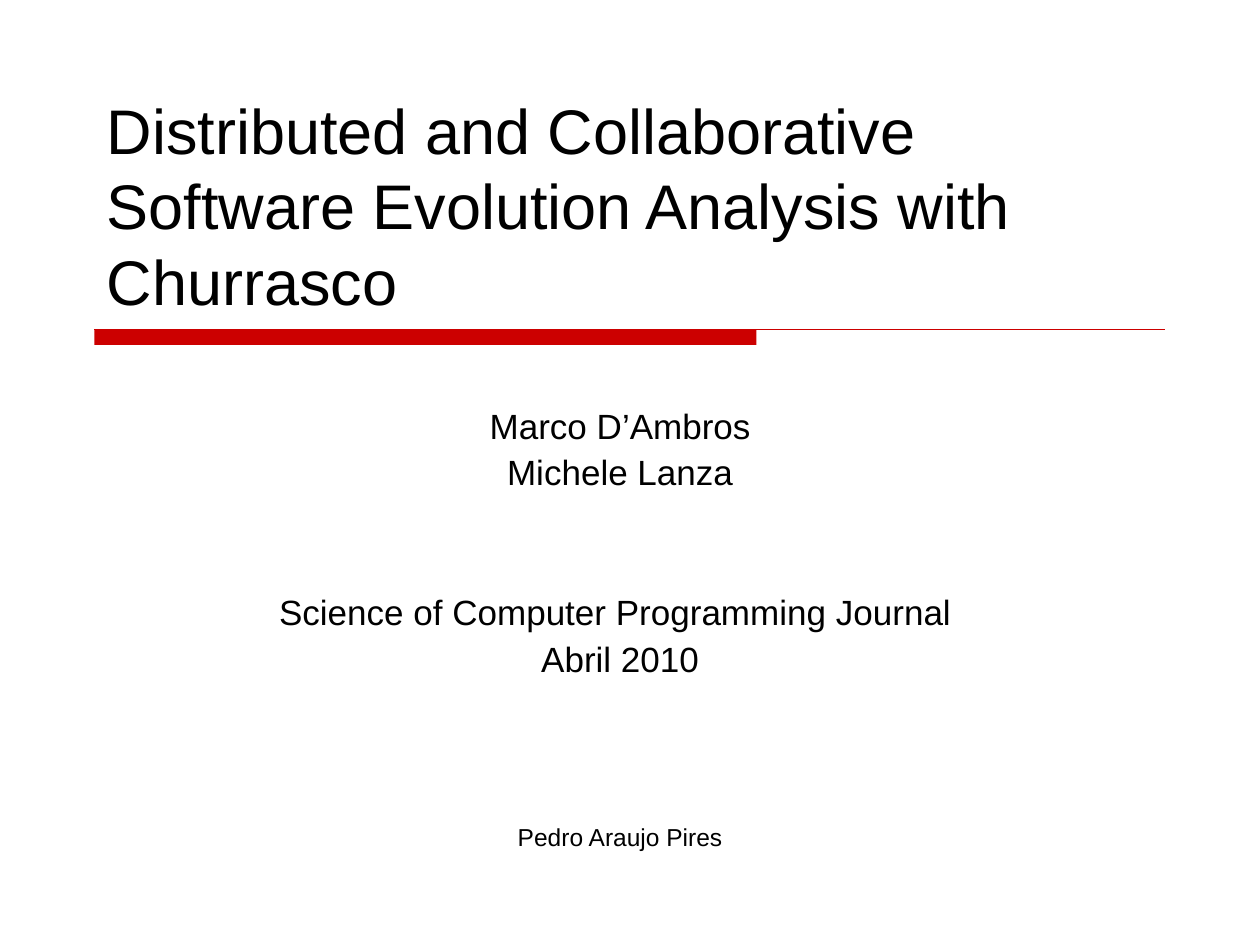
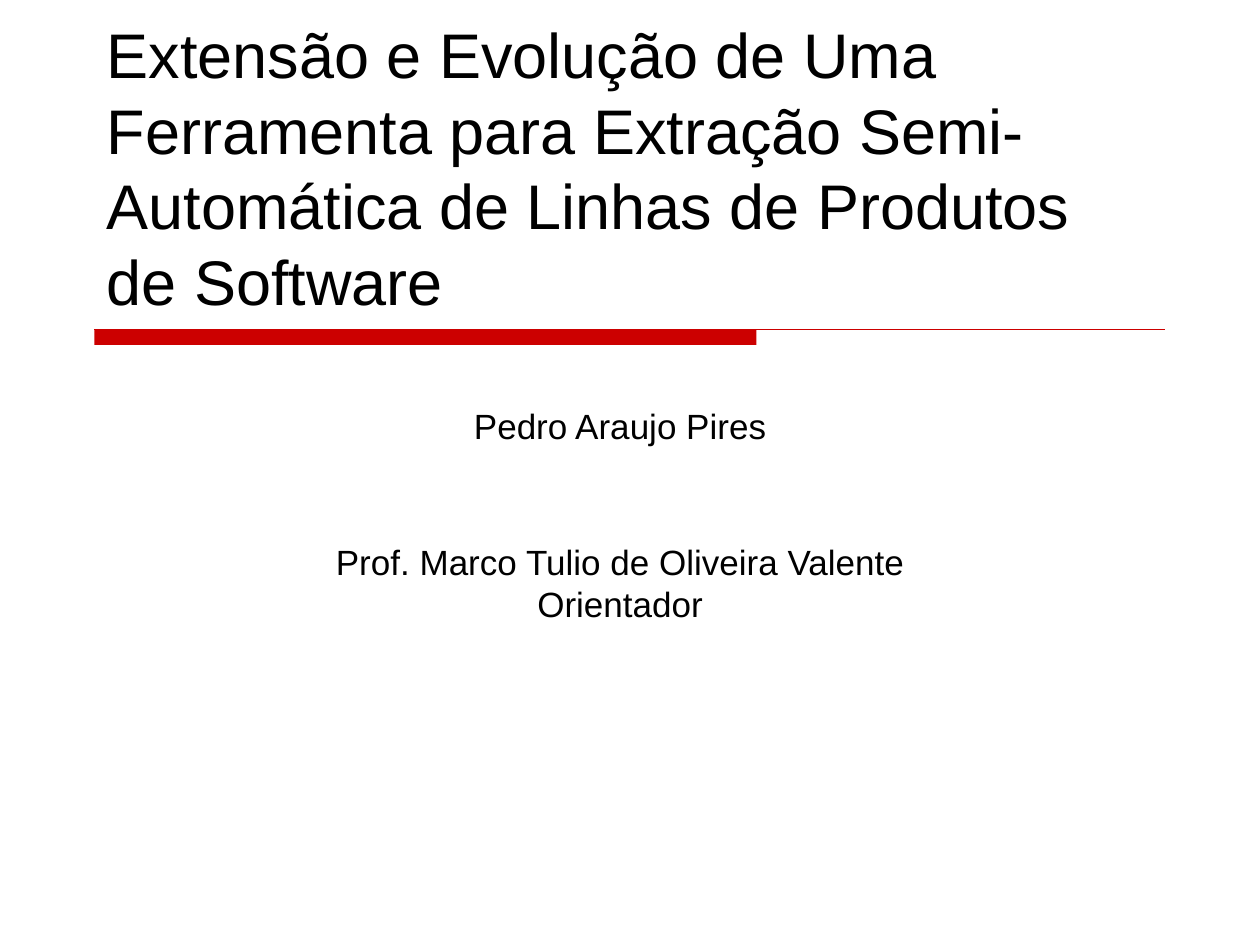
Before and after one commit to mateus51/TPs, a slide deck: slide 1 of ManutencaoEvolucaoSoftware/Seminario/Distributed_and_Collaborative_Software_Evolution_Analysis_with_Churrasco.ppt. Drawn at 1260x945 pixels with LibreOffice and Linux fonts; fonts in the diff are those of the drawing. Boxes give left, top, right and bottom in pixels: in the first picture for what was removed or moved away, otherwise in the second. Text is boxed around its words. In the diff, an @@ line names an element or a change of style, - is before the commit and + after.

```diff
--- a/ManutencaoEvolucaoSoftware/Seminario/Distributed_and_Collaborative_Software_Evolution_Analysis_with_Churrasco.ppt
+++ b/ManutencaoEvolucaoSoftware/Seminario/Distributed_and_Collaborative_Software_Evolution_Analysis_with_Churrasco.ppt
@@ text at (107, 32, 1069, 306): text changed @@
-Distributed and Collaborative Software Evolution Analysis with Churrasco
+Extensão e Evolução de Uma Ferramenta para Extração Semi-Automática de Linhas de Produtos de Software
@@ text at (279, 413, 951, 673): paragraphs removed @@
-Marco D’Ambros
-Michele Lanza
-Science of Computer Programming Journal
-Abril 2010
@@ text at (474, 413, 766, 446): size 14 to 20 pt in "Pedro Araujo Pires"; more space between paragraphs @@
@@ text at (336, 549, 904, 618): paragraphs added @@
+Prof. Marco Tulio de Oliveira Valente
+Orientador
```
Also in this commit, not shown: 56 other files.
